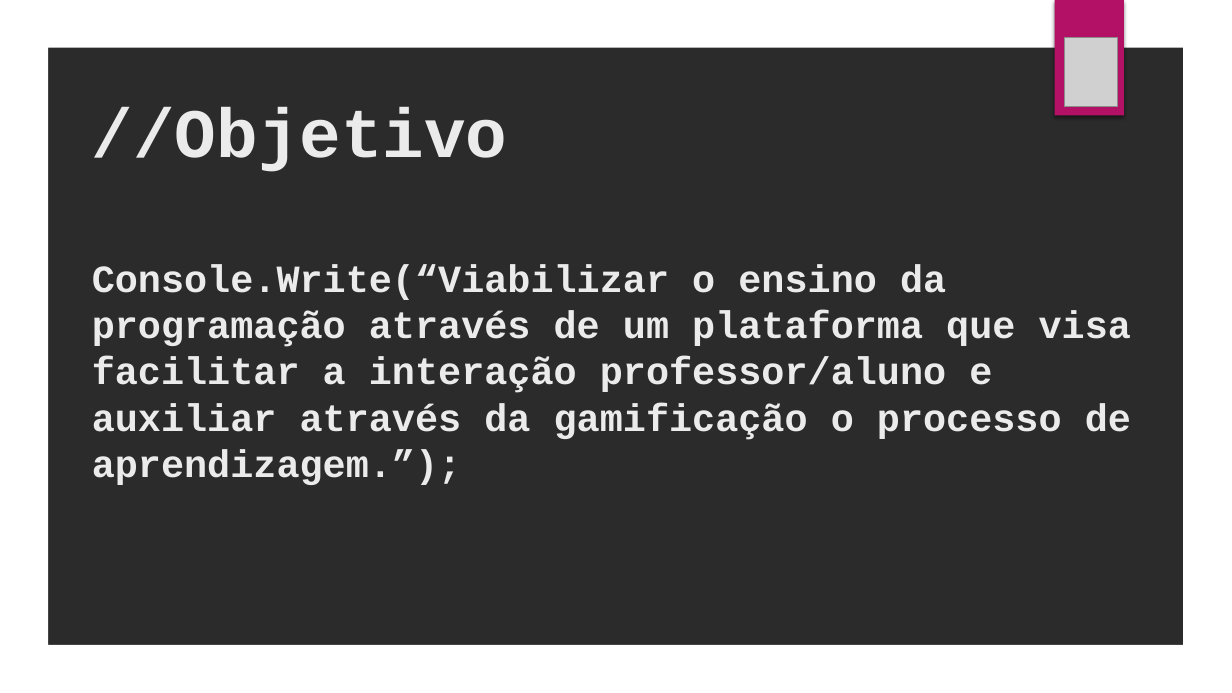
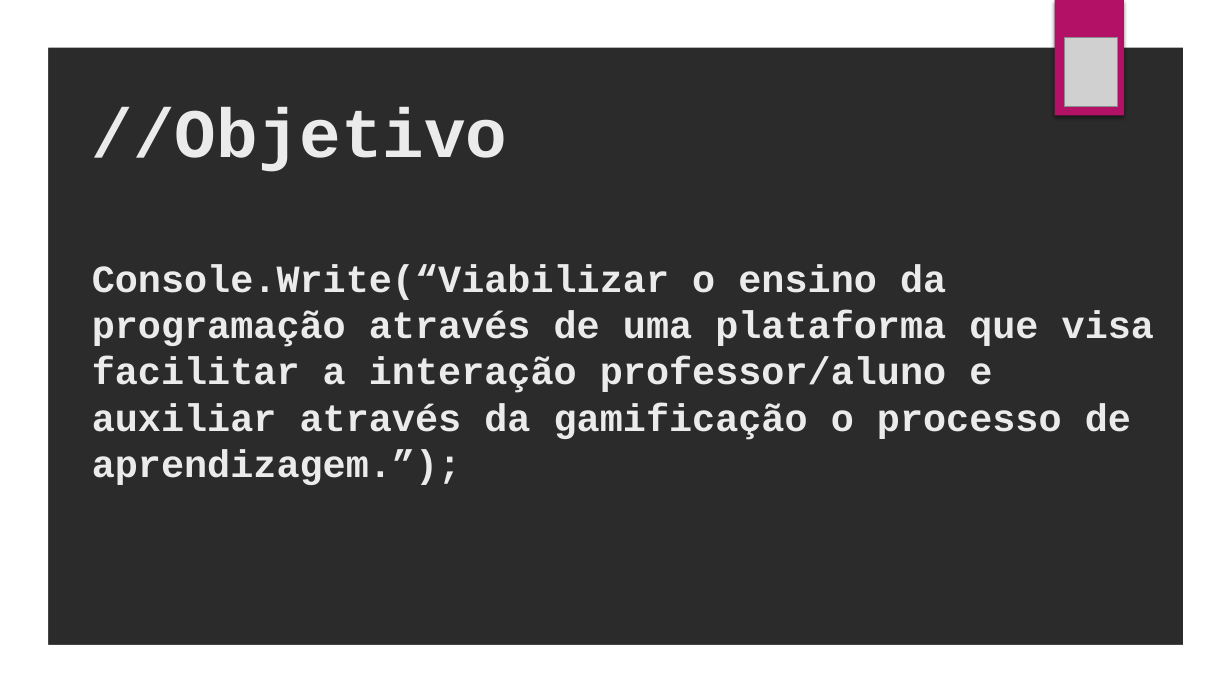
Before and after one commit to SilvioDaCol/ArqFriendly, a slide deck: slide 2 of APRESENTAÇÃO/APRESENTAÇÃO GAMEFRIENDLY.pptx. Drawn at 1232x693 pixels with LibreOffice and Linux fonts; fonts in the diff are those of the drawing; grey boxes stand for pictures; background and template pictures are left out; a plain dark background stands for a picture behind light text. Boxes give left, top, right and bottom in pixels: in the first picture for what was removed or moved away, otherwise in the second. Text is boxed around its words. In the diff, an @@ line names an element or a change of style, - is before the commit and + after.

Commit message:
apresentação PTT

```diff
--- a/APRESENTAÇÃO/APRESENTAÇÃO GAMEFRIENDLY.pptx
+++ b/APRESENTAÇÃO/APRESENTAÇÃO GAMEFRIENDLY.pptx
@@ title at (x1=92, y1=106, x2=1154, y2=485): text changed @@
-//Objetivo
-Console.Write(“Viabilizar o ensino da programação através de um plataforma que visa facilitar a interação professor/aluno e auxiliar através da gamificação o processo de aprendizagem.”);
+//Objetivo
+Console.Write(“Viabilizar o ensino da programação através de uma plataforma que visa facilitar a interação professor/aluno e auxiliar através da gamificação o processo de aprendizagem.”);
```
Also in this commit, not shown: 2 other slides changed, 9 slides added, 1 slide removed, 5 other files.
